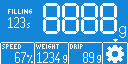
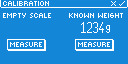
Before/after of a 128 × 64 layered artwork. What changed in the layer stack:
hid "main", painted on it over [0, 3, 128, 64]
showed "calibration", painted on it over [0, 0, 128, 51]
